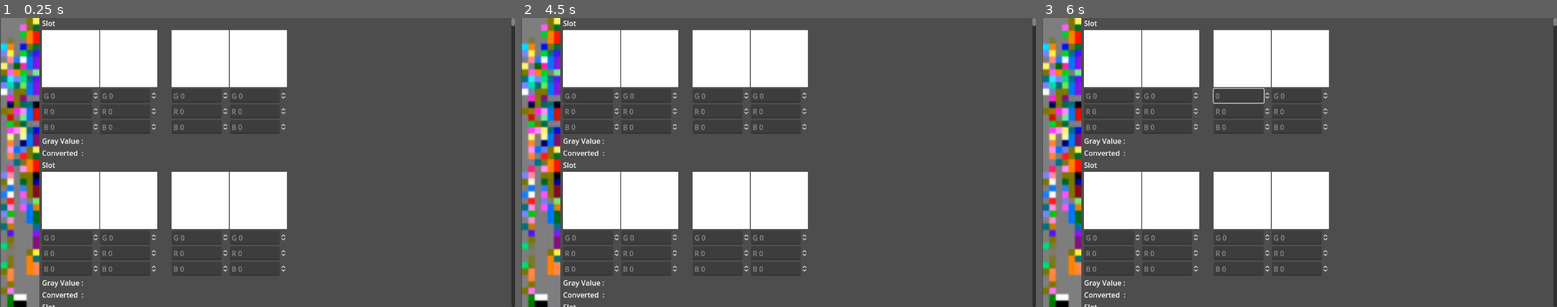
Above: before the commit, frames 1-3 (left to right).
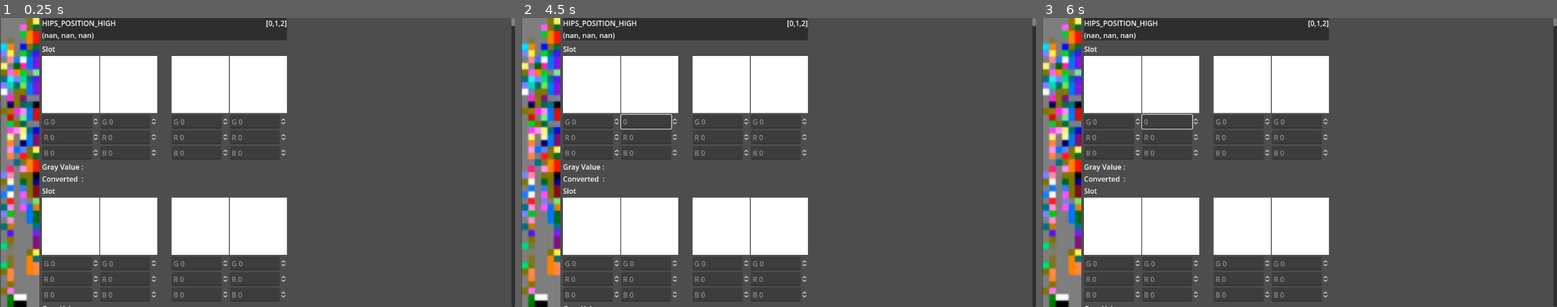
Above: after the commit, the same moments.

Repository: vr-voyage/shadermeowmeow
Game: Godot game, scene res://shader_motion_slots_analyzer.tscn
The game is run twice, just before and just after one commit, with the same random seed, the same clock (stepped at 60 frames per second) and the same inputs.
Inputs (mouse positions are in pixels of both pictures, inside the frame that each line leads up to):
- Up to frame 1 (0.25 s): no input
- Up to frame 2 (4.5 s): tap Enter at 0.5, 2, 3.5 s; move the mouse to (891, 148) at 0.52 s; click (891, 148) at 0.67 s; tap Space at 1.25, 2.75, 4.25 s; move the mouse to (675, 176) at 1.27 s; click (675, 176) at 1.42 s; move the mouse to (830, 98) at 2.02 s; click (830, 98) at 2.17 s; move the mouse to (752, 220) at 2.77 s; click (752, 220) at 2.92 s; move the mouse to (933, 205) at 3.52 s; click (933, 205) at 3.67 s; move the mouse to (624, 119) at 4.27 s; click (624, 119) at 4.42 s
- Up to frame 3 (6 s): move the mouse to (1325, 162) at 5.02 s; click (1325, 162) at 5.17 s; move the mouse to (1222, 90) at 5.77 s; click (1222, 90) at 5.92 s

The runs differ from the first frame. In frame 1, 20% of the frame differs, in the area x 8-56%, y 0-100%; in frame 2, 20%; in frame 3, 20%.
Error before the commit: Invalid call. Nonexistent function 'get_frame' in base 'SpriteFrames'. (res://shader_motion_slot_analyzer.gd:83)
Error after the commit: Invalid call. Nonexistent function 'get_frame' in base 'SpriteFrames'. (res://shader_motion_slot_analyzer.gd:84)

Commit message:
Now showing the pixels grouped by blocks
With the block value. I'll fold the blocks on the
next update in order to improve the quick view.

Signed-off-by: Voyage <voyage@miouyouyou.fr>

Diff:
--- /dev/null
+++ b/helpers/node_helpers.gd
@@ -0,0 +1,7 @@
+extends Node
+
+static func remove_children_from(node:Node):
+	var last_child = node.get_child(-1)
+	while last_child != null:
+		node.remove_child(last_child)
+		last_child = node.get_child(-1)
--- a/project.godot
+++ b/project.godot
@@ -24,3 +24,7 @@
 run/main_scene="res://shader_motion_slots_analyzer.tscn"
 config/features=PackedStringArray("4.0", "Forward Plus")
 config/icon="res://icon.svg"
+
+[autoload]
+
+NodeHelpers="*res://helpers/node_helpers.gd"
--- /dev/null
+++ b/shader_motion_block_analyzer.gd
@@ -0,0 +1,59 @@
+extends VBoxContainer
+
+@export var block_name_label:Label
+@export var block_range_label:Label
+@export var block_value_label:Label
+
+@export var slot_analyzer_prefab:PackedScene
+
+@export var slots_container:Container
+
+func _join_array(array:Array, separator:String):
+	var values_string:PackedStringArray = PackedStringArray()
+	for value in array:
+		values_string.append(str(value))
+	return separator.join(values_string)
+
+func show_shader_motion_block(pixels:SpriteFrames, block_name:String, block_range:Array):
+	if pixels == null or block_range == null:
+		printerr("%s [ShaderMotion Slots Analyzer] Passed null data to show_shadermotion_block" % name)
+		return
+
+	var n_slots = pixels.get_frame_count("default") / 2
+	for slot_index in block_range:
+		if slot_index >= n_slots:
+			printerr(
+				"%s [ShaderMotion Slots Analyzer] Only %d slots available, but asking for slot index %d"
+				% [name, n_slots, slot_index])
+			return
+
+	NodeHelpers.remove_children_from(slots_container)
+	var shader_motion_values:PackedFloat64Array = PackedFloat64Array()
+	block_name_label.text = block_name
+	block_range_label.text = "[%s]" % _join_array(block_range, ",")
+	for slot_index in block_range:
+		var slot_analyzer_node = slot_analyzer_prefab.instantiate()
+		add_child(slot_analyzer_node)
+		slot_analyzer_node.show_slot(pixels, slot_index)
+		shader_motion_values.append(slot_analyzer_node.shader_motion_value)
+	block_value_label.text = "(%s)" % _join_array(shader_motion_values, ", ")
+
+# Called when the node enters the scene tree for the first time.
+func _ready():
+	var required_variables = [
+		block_name_label,
+		block_range_label,
+		block_value_label,
+		slot_analyzer_prefab,
+		slots_container
+	]
+	for required_variable in required_variables:
+		if required_variable == null:
+			printerr("%s [ShaderMotion Slots Analyzer] Script not setup correctly" % name)
+			printerr("%s [ShaderMotion Slots Analyzer] Disabling" % name)
+			return
+
+
+# Called every frame. 'delta' is the elapsed time since the previous frame.
+func _process(delta):
+	pass
--- /dev/null
+++ b/shader_motion_block_analyzer.tscn
@@ -0,0 +1,53 @@
+[gd_scene load_steps=3 format=3 uid="uid://bmp3gayxoxfmt"]
+
+[ext_resource type="Script" path="res://shader_motion_block_analyzer.gd" id="1_droai"]
+[ext_resource type="PackedScene" uid="uid://brkw63r2v0mah" path="res://shader_motion_slot_analyzer.tscn" id="2_0ctla"]
+
+[node name="Control" type="VBoxContainer" node_paths=PackedStringArray("block_name_label", "block_range_label", "block_value_label", "slots_container")]
+anchors_preset = 10
+anchor_right = 1.0
+offset_bottom = 23.0
+grow_horizontal = 2
+script = ExtResource("1_droai")
+block_name_label = NodePath("PanelContainer/VBoxContainer/HBoxContainer/BlockName")
+block_range_label = NodePath("PanelContainer/VBoxContainer/HBoxContainer/BlockRange")
+block_value_label = NodePath("PanelContainer/VBoxContainer/BlockValue")
+slot_analyzer_prefab = ExtResource("2_0ctla")
+slots_container = NodePath("VBoxContainer")
+
+[node name="PanelContainer" type="PanelContainer" parent="."]
+custom_minimum_size = Vector2(0, 32)
+offset_right = 1152.0
+offset_bottom = 50.0
+
+[node name="VBoxContainer" type="VBoxContainer" parent="PanelContainer"]
+offset_right = 1152.0
+offset_bottom = 50.0
+
+[node name="HBoxContainer" type="HBoxContainer" parent="PanelContainer/VBoxContainer"]
+offset_right = 1152.0
+offset_bottom = 23.0
+
+[node name="BlockName" type="Label" parent="PanelContainer/VBoxContainer/HBoxContainer"]
+offset_right = 574.0
+offset_bottom = 23.0
+size_flags_horizontal = 3
+
+[node name="BlockRange" type="Label" parent="PanelContainer/VBoxContainer/HBoxContainer"]
+offset_left = 578.0
+offset_right = 1152.0
+offset_bottom = 23.0
+size_flags_horizontal = 3
+horizontal_alignment = 2
+
+[node name="BlockValue" type="Label" parent="PanelContainer/VBoxContainer"]
+offset_top = 27.0
+offset_right = 1152.0
+offset_bottom = 50.0
+size_flags_horizontal = 3
+size_flags_stretch_ratio = 2.0
+
+[node name="VBoxContainer" type="VBoxContainer" parent="."]
+offset_top = 54.0
+offset_right = 1152.0
+offset_bottom = 54.0
--- a/shader_motion_slot_analyzer.gd
+++ b/shader_motion_slot_analyzer.gd
@@ -12,6 +12,7 @@
 @export var converted_value:Label
 
 var texture_slots:Array[Texture2D]
+var shader_motion_value:float = NAN
 
 # Called when the node enters the scene tree for the first time.
 func _ready():
@@ -73,10 +74,10 @@
 	_vector3_add_to_int32_array(square_converted.get_bgr_gray_code(), gray_code)
 	_vector3_add_to_int32_array(square_adjacent_converted.get_bgr_gray_code(), gray_code)
 	var decoded_value:int = gray_code_decoder(gray_code)
-	var float_value:float = shadermotion_gray_to_float(decoded_value)
+	shader_motion_value = shader_motion_gray_to_float(decoded_value)
 
 	gray_value.text = _int32_array_to_string(gray_code)
-	converted_value.text = "%d -> %f" % [decoded_value, float_value]
+	converted_value.text = "%d -> %f" % [decoded_value, shader_motion_value]
 
 func show_slot(pixels:SpriteFrames, slot_idx:int):
 	var frame_idx = slot_idx*2
@@ -117,5 +118,5 @@
 			_flip_gray_code_array(numbers)
 	return _base3_total(numbers)
 
-func shadermotion_gray_to_float(gray_value:int) -> float:
+func shader_motion_gray_to_float(gray_value:int) -> float:
 	return (gray_value / 364.0) - 1
--- a/shader_motion_slot_analyzer.tscn
+++ b/shader_motion_slot_analyzer.tscn
@@ -25,58 +25,87 @@
 converted_value = NodePath("VBoxContainer/HBoxContainer3/Label")
 
 [node name="VBoxContainer" type="VBoxContainer" parent="."]
-layout_mode = 2
+offset_right = 548.0
+offset_bottom = 281.0
 
 [node name="HBoxContainer4" type="HBoxContainer" parent="VBoxContainer"]
-layout_mode = 2
+offset_right = 548.0
+offset_bottom = 19.0
 
 [node name="Slot_Label" type="Label" parent="VBoxContainer/HBoxContainer4"]
-layout_mode = 2
+offset_right = 64.0
+offset_bottom = 19.0
 text = "Slot"
 
 [node name="Slot_Value" type="Label" parent="VBoxContainer/HBoxContainer4"]
-layout_mode = 2
+offset_left = 68.0
+offset_top = 1.0
+offset_right = 69.0
+offset_bottom = 17.0
 
 [node name="HBoxContainer" type="HBoxContainer" parent="VBoxContainer"]
-layout_mode = 2
+offset_top = 23.0
+offset_right = 548.0
+offset_bottom = 235.0
 theme_override_constants/separation = 32
 
 [node name="StandardColors" type="HBoxContainer" parent="VBoxContainer/HBoxContainer"]
-layout_mode = 2
+offset_right = 258.0
+offset_bottom = 212.0
 theme_override_constants/separation = 2
 
 [node name="Pixel0" parent="VBoxContainer/HBoxContainer/StandardColors" instance=ExtResource("1_nxlyc")]
-layout_mode = 2
+offset_right = 128.0
+offset_bottom = 212.0
 
 [node name="Pixel1" parent="VBoxContainer/HBoxContainer/StandardColors" instance=ExtResource("1_nxlyc")]
-layout_mode = 2
+offset_left = 130.0
+offset_right = 258.0
+offset_bottom = 212.0
 
 [node name="ConvertedData" type="HBoxContainer" parent="VBoxContainer/HBoxContainer"]
-layout_mode = 2
+offset_left = 290.0
+offset_right = 548.0
+offset_bottom = 212.0
 theme_override_constants/separation = 2
 
 [node name="Pixel0" parent="VBoxContainer/HBoxContainer/ConvertedData" instance=ExtResource("1_nxlyc")]
-layout_mode = 2
+offset_right = 128.0
+offset_bottom = 212.0
 
 [node name="Pixel1" parent="VBoxContainer/HBoxContainer/ConvertedData" instance=ExtResource("1_nxlyc")]
-layout_mode = 2
+offset_left = 130.0
+offset_right = 258.0
+offset_bottom = 212.0
 
 [node name="HBoxContainer2" type="HBoxContainer" parent="VBoxContainer"]
-layout_mode = 2
+offset_top = 239.0
+offset_right = 548.0
+offset_bottom = 258.0
 
 [node name="Label2" type="Label" parent="VBoxContainer/HBoxContainer2"]
-layout_mode = 2
+offset_right = 192.0
+offset_bottom = 19.0
 text = "Gray Value :"
 
 [node name="Label" type="Label" parent="VBoxContainer/HBoxContainer2"]
-layout_mode = 2
+offset_left = 196.0
+offset_top = 1.0
+offset_right = 197.0
+offset_bottom = 17.0
 
 [node name="HBoxContainer3" type="HBoxContainer" parent="VBoxContainer"]
-layout_mode = 2
+offset_top = 262.0
+offset_right = 548.0
+offset_bottom = 281.0
 
 [node name="Label2" type="Label" parent="VBoxContainer/HBoxContainer3"]
-layout_mode = 2
+offset_right = 192.0
+offset_bottom = 19.0
 text = "Converted  :"
 
 [node name="Label" type="Label" parent="VBoxContainer/HBoxContainer3"]
-layout_mode = 2
+offset_left = 196.0
+offset_top = 1.0
+offset_right = 197.0
+offset_bottom = 17.0
--- a/shader_motion_slots_analyzer.tscn
+++ b/shader_motion_slots_analyzer.tscn
@@ -4,7 +4,7 @@
 [ext_resource type="Texture2D" uid="uid://bo2ptbrulyxcn" path="res://shadermotion_left_0000000001.png" id="1_kydr5"]
 [ext_resource type="SpriteFrames" uid="uid://cln3k5oe75y02" path="res://tests/test_shadermotion_frame.tres" id="2_4po4l"]
 [ext_resource type="Script" path="res://shadermotion_slots_analyzer.gd" id="2_7ymwh"]
-[ext_resource type="PackedScene" uid="uid://brkw63r2v0mah" path="res://shader_motion_slot_analyzer.tscn" id="3_3y8m4"]
+[ext_resource type="PackedScene" uid="uid://bmp3gayxoxfmt" path="res://shader_motion_block_analyzer.tscn" id="5_058gf"]
 
 [node name="Control" type="HBoxContainer" node_paths=PackedStringArray("analyzer_node")]
 anchors_preset = 15
@@ -31,5 +31,5 @@
 
 [node name="VBoxContainer" type="VBoxContainer" parent="ScrollContainer" node_paths=PackedStringArray("show_in")]
 script = ExtResource("2_7ymwh")
-shadermotion_slot_analyzer = ExtResource("3_3y8m4")
+shader_motion_block_analyzer_prefab = ExtResource("5_058gf")
 show_in = NodePath(".")
--- a/shadermotion_slots_analyzer.gd
+++ b/shadermotion_slots_analyzer.gd
@@ -1,23 +1,106 @@
 extends VBoxContainer
 
-@export var shadermotion_slot_analyzer:PackedScene
+@export var shader_motion_block_analyzer_prefab:PackedScene
 @export var show_in:Control
 
-func remove_children_in(control:Control):
-	var last_child = control.get_child(-1)
-	while last_child != null:
-		remove_child(last_child)
-		last_child = control.get_child(-1)
+enum block_name {
+	HIPS_POSITION_HIGH,
+	HIPS_POSITION_LOW,
+	HIPS_SCALED_Y_AXIS,
+	HIPS_SCALED_Z_AXIS,
+	SPINE,
+	CHEST,
+	UPPER_CHEST,
+	NECK,
+	HEAD,
+	LEFT_UPPER_LEG,
+	RIGHT_UPPER_LEG,
+	LEFT_LOWER_LEG,
+	RIGHT_LOWER_LEG,
+	LEFT_FOOT,
+	RIGHT_FOOT,
+	LEFT_SHOULDER,
+	RIGHT_SHOULDER,
+	LEFT_UPPER_ARM,
+	RIGHT_UPPER_ARM,
+	LEFT_LOWER_ARM,
+	RIGHT_LOWER_ARM,
+	LEFT_HAND,
+	RIGHT_HAND,
+	LEFT_TOES,
+	RIGHT_TOES,
+	LEFT_EYE,
+	RIGHT_EYE,
+	JAW,
+	LEFT_THUMB,
+	LEFT_INDEX,
+	LEFT_MIDDLE,
+	LEFT_RING,
+	LEFT_LITTLE,
+	RIGHT_THUMB,
+	RIGHT_INDEX,
+	RIGHT_MIDDLE,
+	RIGHT_RING,
+	RIGHT_LITTLE,
+	PRIVATE_USE
+}
 
-func show_slots_from(pixels:SpriteFrames):
-	remove_children_in(show_in)
-	for i in range(0, 129):
-		var slot = shadermotion_slot_analyzer.instantiate()
-		add_child(slot)
-		slot.show_slot(pixels, i)
+const blocks:Array = [
+	[0,1,2],
+	[3,4,5],
+	[6,7,8],
+	[9,10,11],
+	[12,13,14],
+	[15,16,17],
+	[18,19,20],
+	[21,22,23],
+	[24,25,26],
+	[27,28,29],
+	[30,31,32],
+	[33,34,35],
+	[36,37,38],
+	[39,40,41],
+	[42,43,44],
+	[45,46,47],
+	[48,49,50],
+	[51,52,53],
+	[54,55,56],
+	[57,58,59],
+	[60,61,62],
+	[63,64,65],
+	[66,67,68],
+	[69],
+	[70],
+	[71,72],
+	[73,74],
+	[75,76],
+	[90,91,92,93],
+	[94,95,96,97],
+	[98,99,100,101],
+	[102,103,104,105],
+	[106,107,108,109],
+	[110,111,112,113],
+	[114,115,116,117],
+	[118,119,120,121],
+	[122,123,124,125],
+	[126,127,128,129],
+	[77,78,79,80,81,82,83,84,85,86,87,88,89,130,131,132,133,134]
+]
+
+func show_all_blocks(pixels:SpriteFrames):
+	var block_names = block_name.keys()
+	var current_block_name:String
+	var current_block_range:Array
+	# Skipping PRIVATE_USE
+	for i in range(0, len(block_names)-1):
+		current_block_range = blocks[i]
+		current_block_name = block_names[i]
+		var analyzer_node = shader_motion_block_analyzer_prefab.instantiate()
+		add_child(analyzer_node)
+		analyzer_node.show_shader_motion_block(pixels, current_block_name, current_block_range)
 
 func _ready():
-	if shadermotion_slot_analyzer == null or show_in == null:
+	if shader_motion_block_analyzer_prefab == null or show_in == null:
 		printerr("[%s] [ShaderMotion Slots Analyzer] Script badly setup !" % name)
 		process_mode = Node.PROCESS_MODE_DISABLED
 		return
--- a/test_analyze_shader_motion_texture.gd
+++ b/test_analyze_shader_motion_texture.gd
@@ -2,6 +2,8 @@
 
 @export var analyzed_pixels : SpriteFrames
 @export var analyzer_node : Control
+
+
 
 
 func _ready():
@@ -9,4 +11,4 @@
 		printerr("[%s] [Test Analyzer] Script badly setup." % name)
 		process_mode = Node.PROCESS_MODE_DISABLED
 		return
-	analyzer_node.show_slots_from(analyzed_pixels)
+	analyzer_node.show_all_blocks(analyzed_pixels)
--- a/tests/texture_read_test_ui.tscn
+++ b/tests/texture_read_test_ui.tscn
@@ -16,43 +16,34 @@
 [node name="TextureRect" type="TextureRect" parent="."]
 texture_filter = 1
 texture_repeat = 1
-offset_right = 86.0
-offset_bottom = 648.0
+layout_mode = 2
 size_flags_horizontal = 3
 size_flags_stretch_ratio = 1.14
 texture = ExtResource("1_34byg")
 stretch_mode = 5
 
 [node name="VBoxContainer" type="VBoxContainer" parent="."]
-offset_left = 90.0
-offset_right = 1152.0
-offset_bottom = 648.0
+layout_mode = 2
 size_flags_horizontal = 3
 size_flags_stretch_ratio = 13.97
 
 [node name="HBoxContainer" type="HBoxContainer" parent="VBoxContainer"]
-offset_right = 1062.0
-offset_bottom = 322.0
+layout_mode = 2
 size_flags_vertical = 3
 
 [node name="ColorRect" type="ColorRect" parent="VBoxContainer/HBoxContainer"]
 custom_minimum_size = Vector2(32, 32)
-offset_right = 32.0
-offset_bottom = 32.0
+layout_mode = 2
 size_flags_horizontal = 0
 size_flags_vertical = 0
 
 [node name="Label" type="Label" parent="VBoxContainer/HBoxContainer"]
-offset_left = 36.0
-offset_right = 1062.0
-offset_bottom = 23.0
+layout_mode = 2
 size_flags_horizontal = 3
 size_flags_vertical = 0
 
 [node name="TextureRect" type="TextureRect" parent="VBoxContainer"]
 texture_filter = 1
 texture_repeat = 1
-offset_top = 326.0
-offset_right = 1062.0
-offset_bottom = 648.0
+layout_mode = 2
 size_flags_vertical = 3
